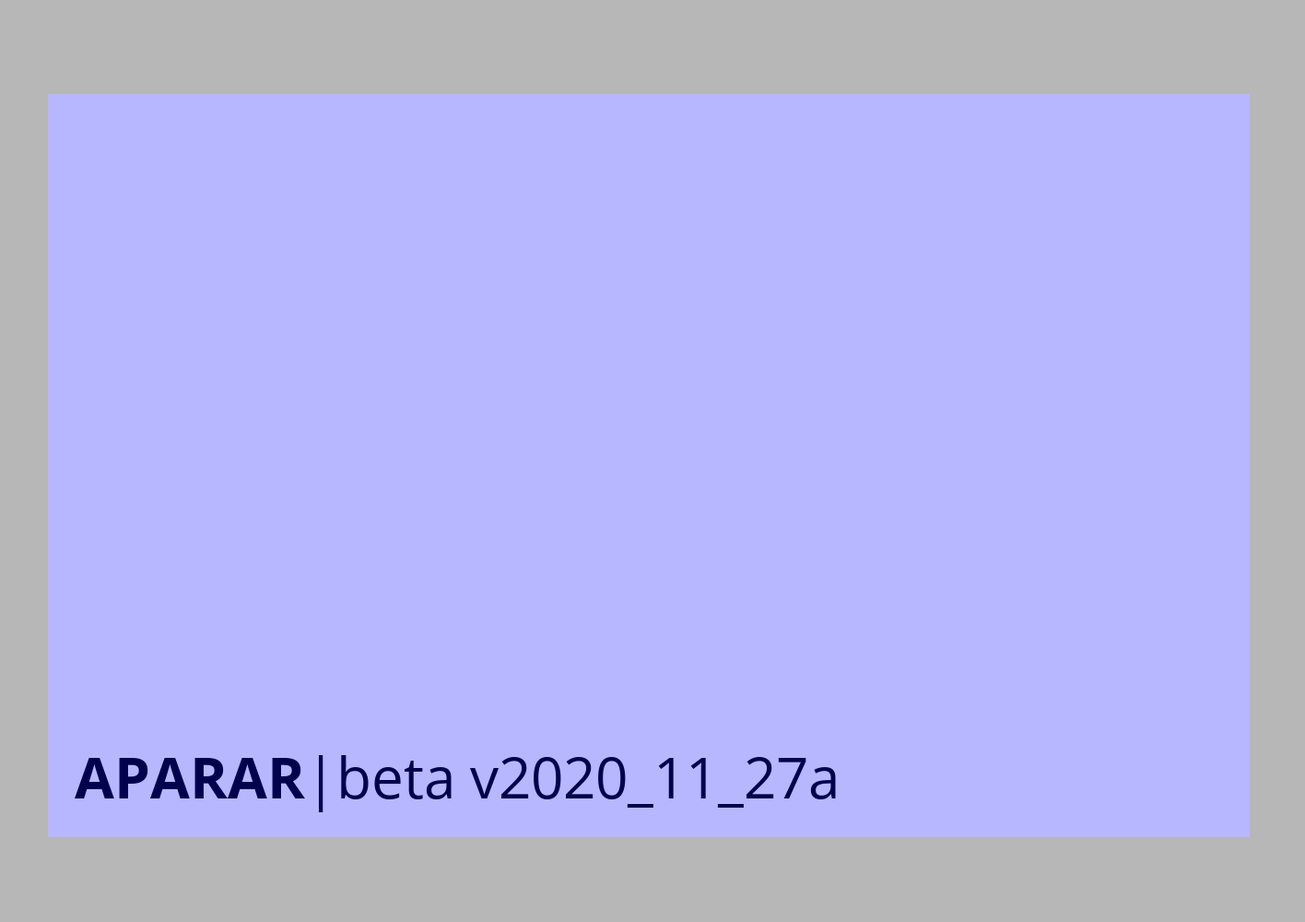
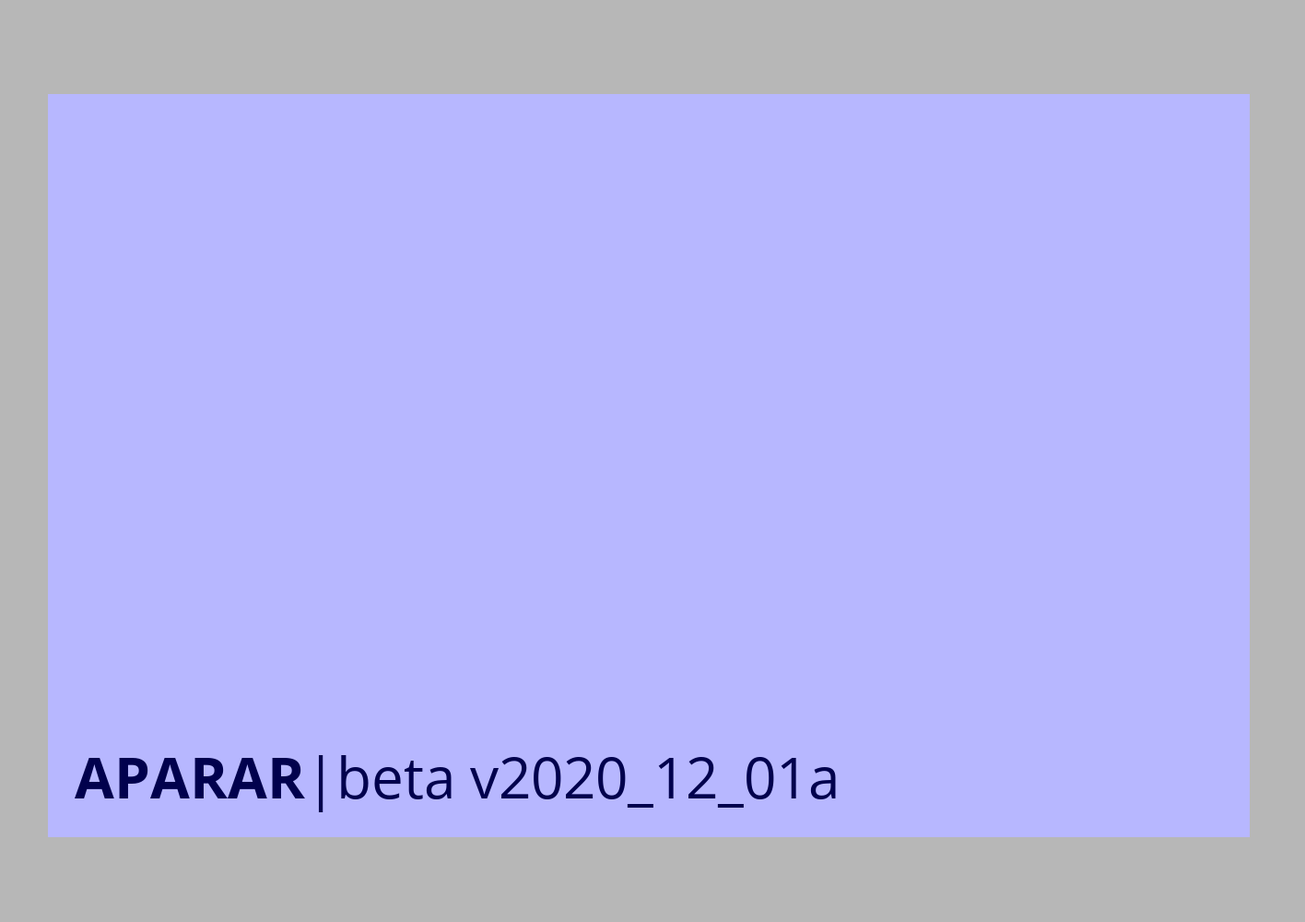
Two versions of the same layered image (1305×922). Layer-by-layer changes:
renamed "APARAR|beta v2020_11_27a" to "APARAR|beta v2020_12_01a", painted on it over [688, 756, 807, 800]
